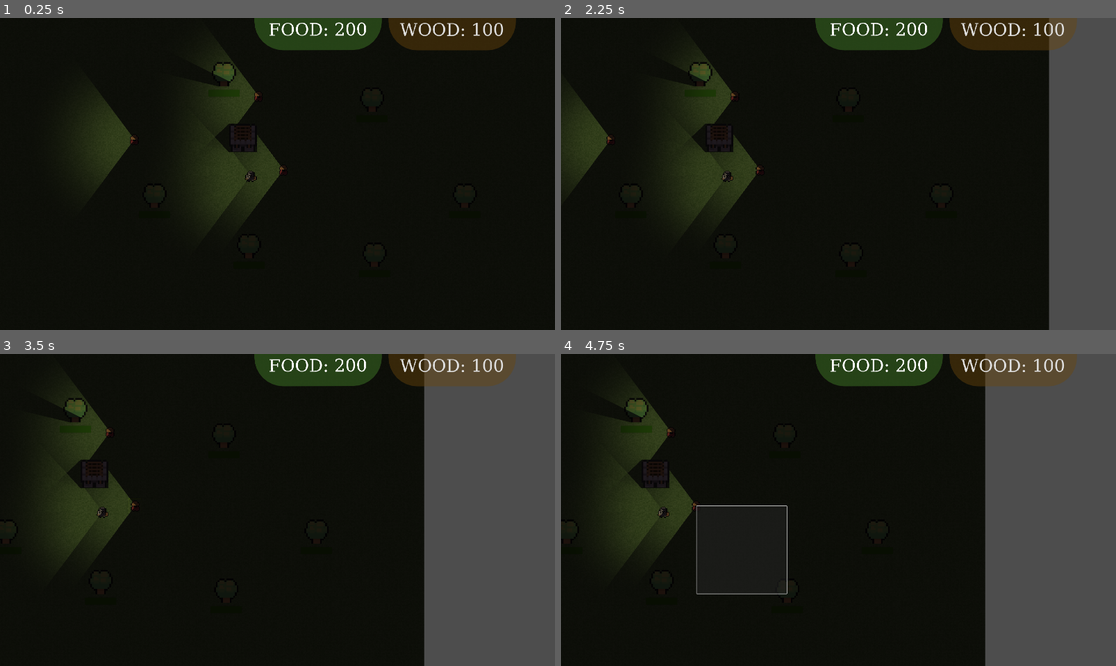
Above: before the commit, frames 1-4 (two rows, left to right).
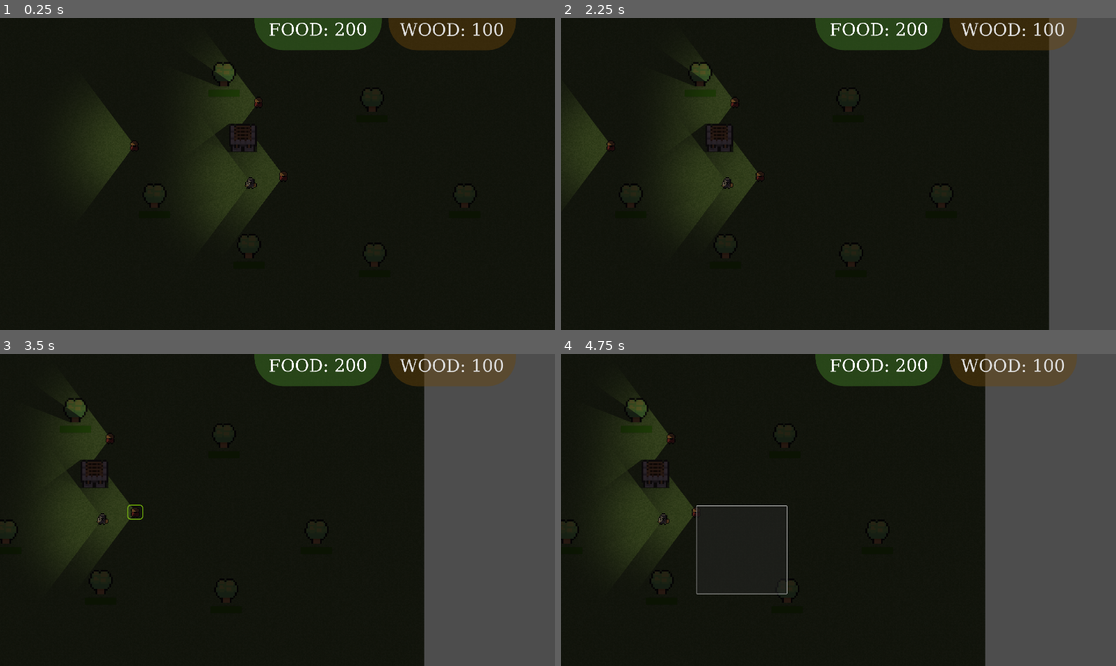
Above: after the commit, the same moments.

Repository: thejameswilliam/RTS-Game
Game: Godot game, scene res://world.tscn
The game is run twice, just before and just after one commit, with the same random seed, the same clock (stepped at 60 frames per second) and the same inputs.
Inputs (mouse positions are in pixels of both pictures, inside the frame that each line leads up to):
- Up to frame 1 (0.25 s): no input
- Up to frame 2 (2.25 s): tap Enter at 0.5 s; drag from (694, 139) to (821, 96) at 0.52 s; drag from (694, 139) to (821, 96) at 1.27 s; hold Right (ui_right) from 2.03 s (still down); tap Mouse wheel down (WheelDown) at 2.1 s; click (821, 96) at 2.17 s
- Up to frame 3 (3.5 s): release Right (ui_right) at 2.75 s; tap Space at 2.75 s; drag from (111, 432) to (133, 506) at 2.77 s
- Up to frame 4 (4.75 s): drag from (694, 506) to (788, 594) at 3.52 s; drag from (694, 506) to (788, 594) at 4.27 s

The runs differ from the first frame. In frame 1, 0.8% of the frame differs, in the area x 17-52%, y 13-68%; in frame 2, 0.7%; in frame 3, 0.6%; in frame 4, 0.5%.

Commit message:
more visible selection boxes.

Diff:
--- a/units/warrior.gd
+++ b/units/warrior.gd
@@ -2,7 +2,7 @@
 
 @export var selected: bool = false
 
-@onready var box: Panel = $Box
+@onready var box: Panel = $SelectionBox
 @onready var animation: AnimationPlayer = $AnimationPlayer
 @onready var target = position
 
--- a/units/warrior.tscn
+++ b/units/warrior.tscn
@@ -8,15 +8,6 @@
 [ext_resource type="Texture2D" uid="uid://1j8impsxq4pj" path="res://images/Environment/light.png" id="6_esm5q"]
 
 [sub_resource type="CircleShape2D" id="CircleShape2D_t3i6h"]
-
-[sub_resource type="StyleBoxFlat" id="StyleBoxFlat_pb1ru"]
-bg_color = Color(0.6, 0.6, 0.6, 0.137255)
-border_width_left = 2
-border_width_top = 2
-border_width_right = 2
-border_width_bottom = 2
-border_color = Color(0.172549, 0.537255, 0.854902, 1)
-border_blend = true
 
 [sub_resource type="Animation" id="Animation_d2aq6"]
 length = 0.001
@@ -70,11 +61,28 @@
 [sub_resource type="OccluderPolygon2D" id="OccluderPolygon2D_qwc32"]
 polygon = PackedVector2Array(0, -6.71141, 5.36913, -12.0805, 5.36913, -1.34228, -5.36913, -1.34228, -5.36913, -12.0805)
 
+[sub_resource type="CanvasItemMaterial" id="CanvasItemMaterial_nbpdl"]
+light_mode = 1
+
+[sub_resource type="StyleBoxFlat" id="StyleBoxFlat_pb1ru"]
+bg_color = Color(0.6, 0.6, 0.6, 0.137255)
+border_width_left = 2
+border_width_top = 2
+border_width_right = 2
+border_width_bottom = 2
+border_color = Color(0.212864, 0.574729, 0.897883, 1)
+border_blend = true
+corner_radius_top_left = 3
+corner_radius_top_right = 3
+corner_radius_bottom_right = 3
+corner_radius_bottom_left = 3
+
 [node name="Warrior" type="CharacterBody2D"]
 position = Vector2(0, 1)
 script = ExtResource("1_mnjex")
 
 [node name="SelectionArea" type="Area2D" parent="."]
+position = Vector2(0, 8)
 script = ExtResource("3_2a34g")
 
 [node name="CollisionShape2D" type="CollisionShape2D" parent="SelectionArea"]
@@ -82,19 +90,10 @@
 shape = SubResource("CircleShape2D_t3i6h")
 
 [node name="Warrior" type="Sprite2D" parent="."]
-position = Vector2(0, -8)
 texture = ExtResource("2_jre7o")
 hframes = 5
 vframes = 12
 frame = 1
-
-[node name="Box" type="Panel" parent="."]
-offset_left = -8.0
-offset_top = -17.0
-offset_right = 8.0
-offset_bottom = -1.0
-mouse_filter = 1
-theme_override_styles/panel = SubResource("StyleBoxFlat_pb1ru")
 
 [node name="AnimationPlayer" type="AnimationPlayer" parent="."]
 libraries = {
@@ -102,10 +101,11 @@
 }
 
 [node name="CollisionShape2D" type="CollisionShape2D" parent="."]
-position = Vector2(0, -6.75)
+position = Vector2(0, 1.25)
 shape = SubResource("RectangleShape2D_fuosd")
 
 [node name="AttackBox" parent="." instance=ExtResource("4_gwjik")]
+position = Vector2(0, 8)
 collision_layer = 2
 collision_mask = 2
 input_pickable = false
@@ -115,6 +115,7 @@
 shape = SubResource("CapsuleShape2D_ogolh")
 
 [node name="DefendBox" parent="." instance=ExtResource("5_lejo6")]
+position = Vector2(0, 8)
 collision_layer = 4
 collision_mask = 4
 input_pickable = false
@@ -124,13 +125,13 @@
 shape = SubResource("CapsuleShape2D_i1ivh")
 
 [node name="LightOccluder2D" type="LightOccluder2D" parent="."]
-position = Vector2(6, -9)
+position = Vector2(6, -1)
 rotation = -1.57079
 scale = Vector2(0.745, 0.745)
 occluder = SubResource("OccluderPolygon2D_qwc32")
 
 [node name="PointLight2D" type="PointLight2D" parent="."]
-position = Vector2(0, -9)
+position = Vector2(0, -1)
 scale = Vector2(0.745, 0.745)
 color = Color(1, 0.913568, 0.748133, 1)
 energy = 0.5
@@ -138,6 +139,15 @@
 shadow_enabled = true
 texture = ExtResource("6_esm5q")
 
+[node name="SelectionBox" type="Panel" parent="."]
+material = SubResource("CanvasItemMaterial_nbpdl")
+offset_left = -8.0
+offset_top = -9.0
+offset_right = 8.0
+offset_bottom = 7.0
+mouse_filter = 1
+theme_override_styles/panel = SubResource("StyleBoxFlat_pb1ru")
+
 [connection signal="input_event" from="." to="." method="_on_input_event"]
 [connection signal="selection_toggled" from="SelectionArea" to="." method="_on_selection_area_selection_toggled"]
 [connection signal="defend" from="DefendBox" to="." method="_on_defend_box_defend"]
--- a/units/worker.tscn
+++ b/units/worker.tscn
@@ -1,20 +1,10 @@
-[gd_scene load_steps=14 format=3 uid="uid://duvegjudp7c0u"]
+[gd_scene load_steps=15 format=3 uid="uid://duvegjudp7c0u"]
 
 [ext_resource type="Script" path="res://units/worker.gd" id="1_krnlt"]
 [ext_resource type="Texture2D" uid="uid://dddis8r16txr2" path="res://images/MiniWorldSprites/Characters/Workers/RedWorker/FarmerRed.png" id="2_qn3vu"]
 [ext_resource type="Script" path="res://units/SelectionArea.gd" id="3_ui77v"]
 [ext_resource type="PackedScene" uid="uid://fjqo083wps36" path="res://Utility/defend.tscn" id="4_djo7x"]
 [ext_resource type="Texture2D" uid="uid://1j8impsxq4pj" path="res://images/Environment/light.png" id="5_vyjwc"]
-
-[sub_resource type="StyleBoxFlat" id="StyleBoxFlat_gnrev"]
-bg_color = Color(0.6, 0.6, 0.6, 0)
-border_width_left = 1
-border_width_top = 1
-border_width_right = 1
-border_width_bottom = 1
-border_color = Color(0.5717, 0.913409, 0, 1)
-border_blend = true
-shadow_color = Color(0, 0, 0, 0)
 
 [sub_resource type="Animation" id="Animation_d2aq6"]
 length = 0.001
@@ -68,6 +58,23 @@
 [sub_resource type="OccluderPolygon2D" id="OccluderPolygon2D_o3dsm"]
 polygon = PackedVector2Array(0, -6.71141, 5.36913, -12.0805, 5.36913, -1.34228, -5.36913, -1.34228, -5.36913, -12.0805)
 
+[sub_resource type="CanvasItemMaterial" id="CanvasItemMaterial_4uc1h"]
+light_mode = 1
+
+[sub_resource type="StyleBoxFlat" id="StyleBoxFlat_gnrev"]
+bg_color = Color(0.6, 0.6, 0.6, 0)
+border_width_left = 1
+border_width_top = 1
+border_width_right = 1
+border_width_bottom = 1
+border_color = Color(0.5717, 0.913409, 0, 1)
+border_blend = true
+corner_radius_top_left = 3
+corner_radius_top_right = 3
+corner_radius_bottom_right = 3
+corner_radius_bottom_left = 3
+shadow_color = Color(0, 0, 0, 0)
+
 [node name="Worker" type="CharacterBody2D"]
 position = Vector2(0, 1)
 collision_layer = 10
@@ -76,19 +83,11 @@
 script = ExtResource("1_krnlt")
 
 [node name="Worker" type="Sprite2D" parent="."]
-position = Vector2(0, -8)
+position = Vector2(0, -1)
 texture = ExtResource("2_qn3vu")
 hframes = 5
 vframes = 12
 frame = 1
-
-[node name="SelectionBox" type="Panel" parent="."]
-offset_left = -8.0
-offset_top = -17.0
-offset_right = 7.0
-tooltip_text = "sssssssss"
-mouse_filter = 1
-theme_override_styles/panel = SubResource("StyleBoxFlat_gnrev")
 
 [node name="AnimationPlayer" type="AnimationPlayer" parent="."]
 libraries = {
@@ -96,10 +95,11 @@
 }
 
 [node name="CollisionShape2D" type="CollisionShape2D" parent="."]
-position = Vector2(0, -8)
+position = Vector2(0, -1)
 shape = SubResource("CapsuleShape2D_pk7l2")
 
 [node name="DefendBox" parent="." instance=ExtResource("4_djo7x")]
+position = Vector2(0, 7)
 collision_layer = 4
 collision_mask = 4
 input_pickable = false
@@ -109,6 +109,7 @@
 shape = SubResource("CapsuleShape2D_how5g")
 
 [node name="SelectionArea" type="Area2D" parent="."]
+position = Vector2(0, 7)
 script = ExtResource("3_ui77v")
 
 [node name="CollisionShape2D2" type="CollisionShape2D" parent="SelectionArea"]
@@ -116,19 +117,33 @@
 shape = SubResource("CircleShape2D_o7xjl")
 
 [node name="LightOccluder2D" type="LightOccluder2D" parent="."]
-position = Vector2(6, -9)
+show_behind_parent = true
+clip_children = 1
+position = Vector2(6, -2)
 rotation = -1.57079
 scale = Vector2(0.745, 0.745)
 occluder = SubResource("OccluderPolygon2D_o3dsm")
 
 [node name="PointLight2D" type="PointLight2D" parent="."]
-position = Vector2(0, -9)
+position = Vector2(0, -2)
 scale = Vector2(0.745, 0.745)
 color = Color(1, 0.913568, 0.748133, 1)
 energy = 0.5
 blend_mode = 2
 shadow_enabled = true
+shadow_color = Color(0, 0, 0.223529, 0)
 texture = ExtResource("5_vyjwc")
+
+[node name="SelectionBox" type="Panel" parent="."]
+light_mask = 2
+material = SubResource("CanvasItemMaterial_4uc1h")
+offset_left = -9.0
+offset_top = -10.0
+offset_right = 9.0
+offset_bottom = 7.0
+tooltip_text = "sssssssss"
+mouse_filter = 1
+theme_override_styles/panel = SubResource("StyleBoxFlat_gnrev")
 
 [connection signal="input_event" from="." to="." method="_on_input_event"]
 [connection signal="defend" from="DefendBox" to="." method="_on_defend_box_defend"]
--- a/world.tscn
+++ b/world.tscn
@@ -89,7 +89,7 @@
 position = Vector2(-40, -25)
 
 [node name="CanvasModulate" type="CanvasModulate" parent="."]
-color = Color(0.132764, 0.10841, 0.126126, 1)
+color = Color(0.182193, 0.151607, 0.173852, 1)
 
 [node name="Warrior" parent="." instance=ExtResource("8_7nqa0")]
 position = Vector2(-31, 11)
Not shown: 1 places in units/warrior.tscn that only renumber resources
